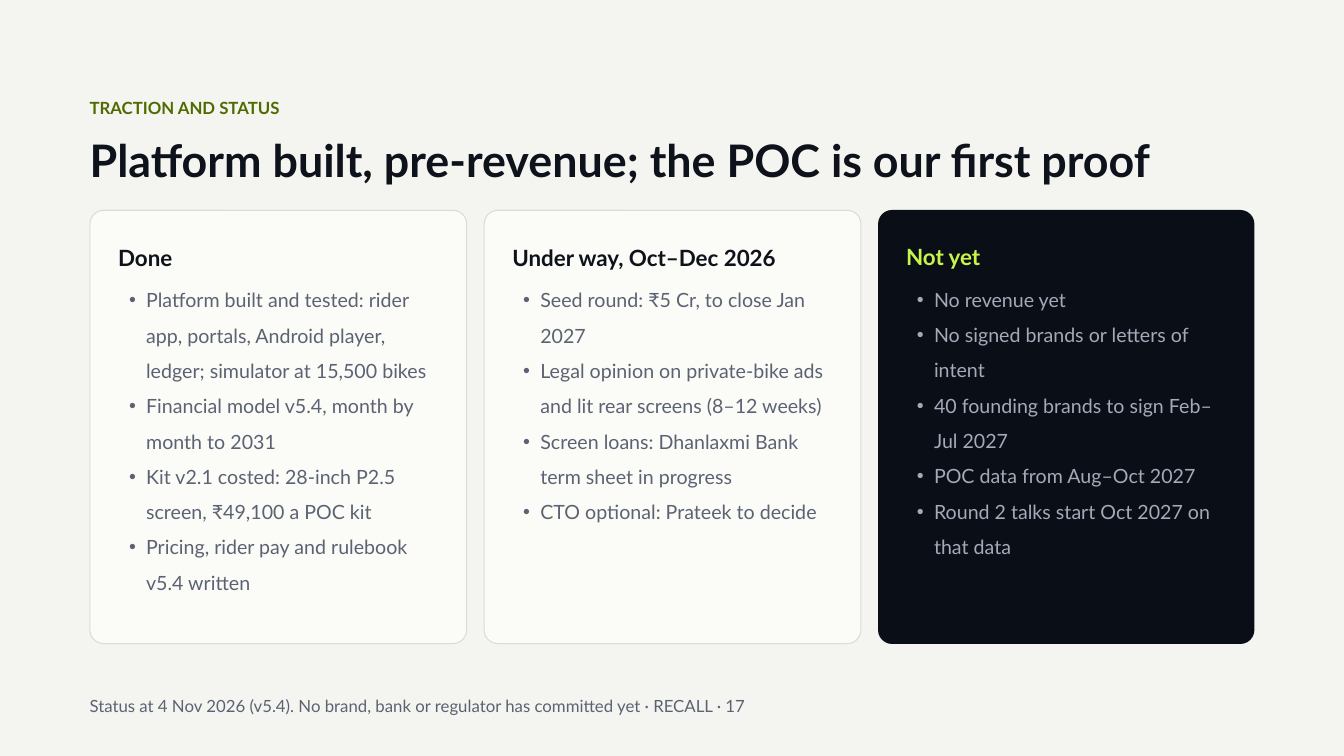
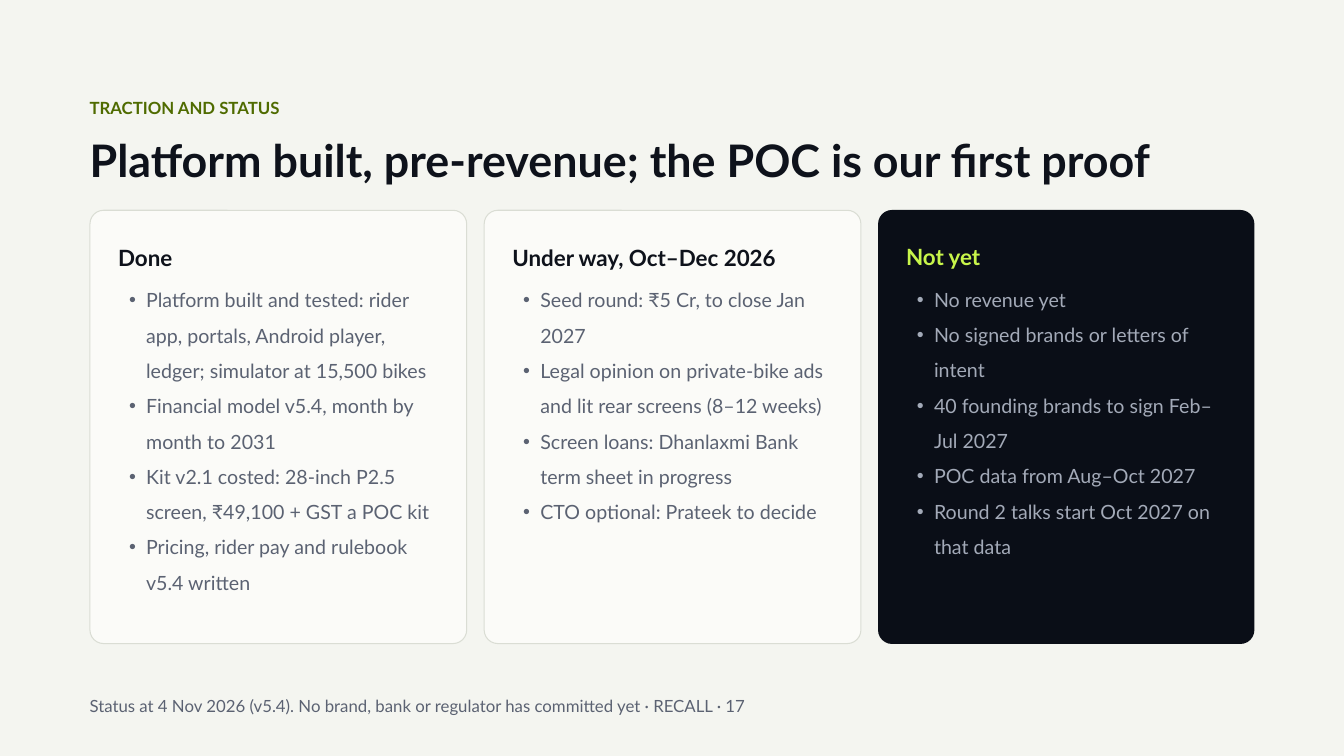
Before and after one commit to Picorus/recall-platform, a slide deck: slide 17 of docs/investor/01_RECALL_Investor_Deck_v5.4.pptx. Drawn at 1344x756 pixels with LibreOffice and Linux fonts; fonts in the diff are those of the drawing. Boxes give left, top, right and bottom in pixels: in the first picture for what was removed or moved away, otherwise in the second. Text is boxed around its words. In the diff, an @@ line names an element or a change of style, - is before the commit and + after.

```diff
--- a/docs/investor/01_RECALL_Investor_Deck_v5.4.pptx
+++ b/docs/investor/01_RECALL_Investor_Deck_v5.4.pptx
@@ text at box(146, 469, 429, 522): text changed @@
-• Kit v2.1 costed: 28-inch P2.5 screen, ₹49,100 a POC kit
+• Kit v2.1 costed: 28-inch P2.5 screen, ₹49,100 + GST a POC kit
```
Also in this commit, not shown: 3 other slides changed, 7 other files.
